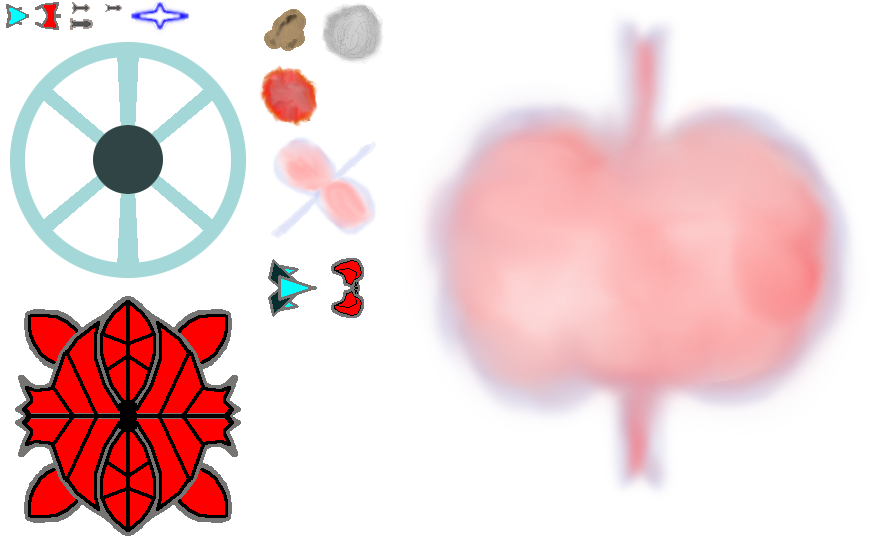
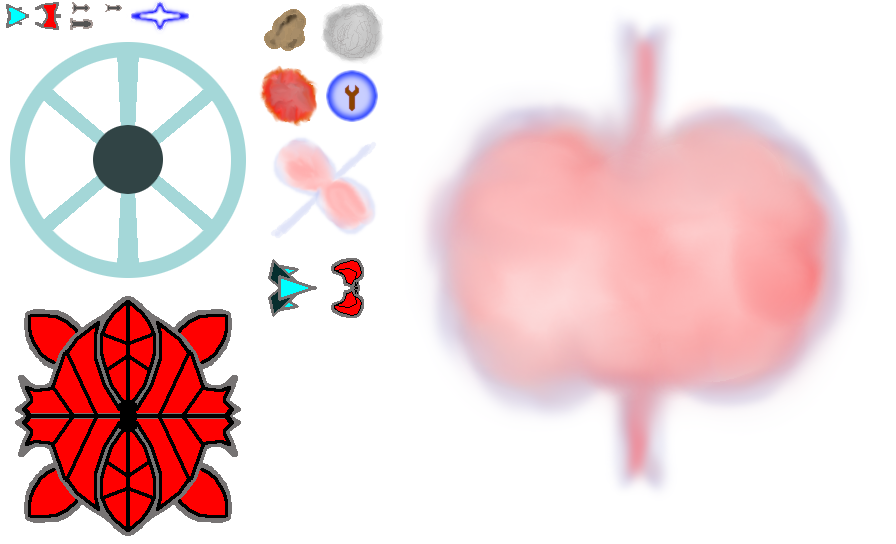
Two versions of the same layered image (896x544). Layer-by-layer changes:
painted on "Background" over [326, 70, 378, 122]
